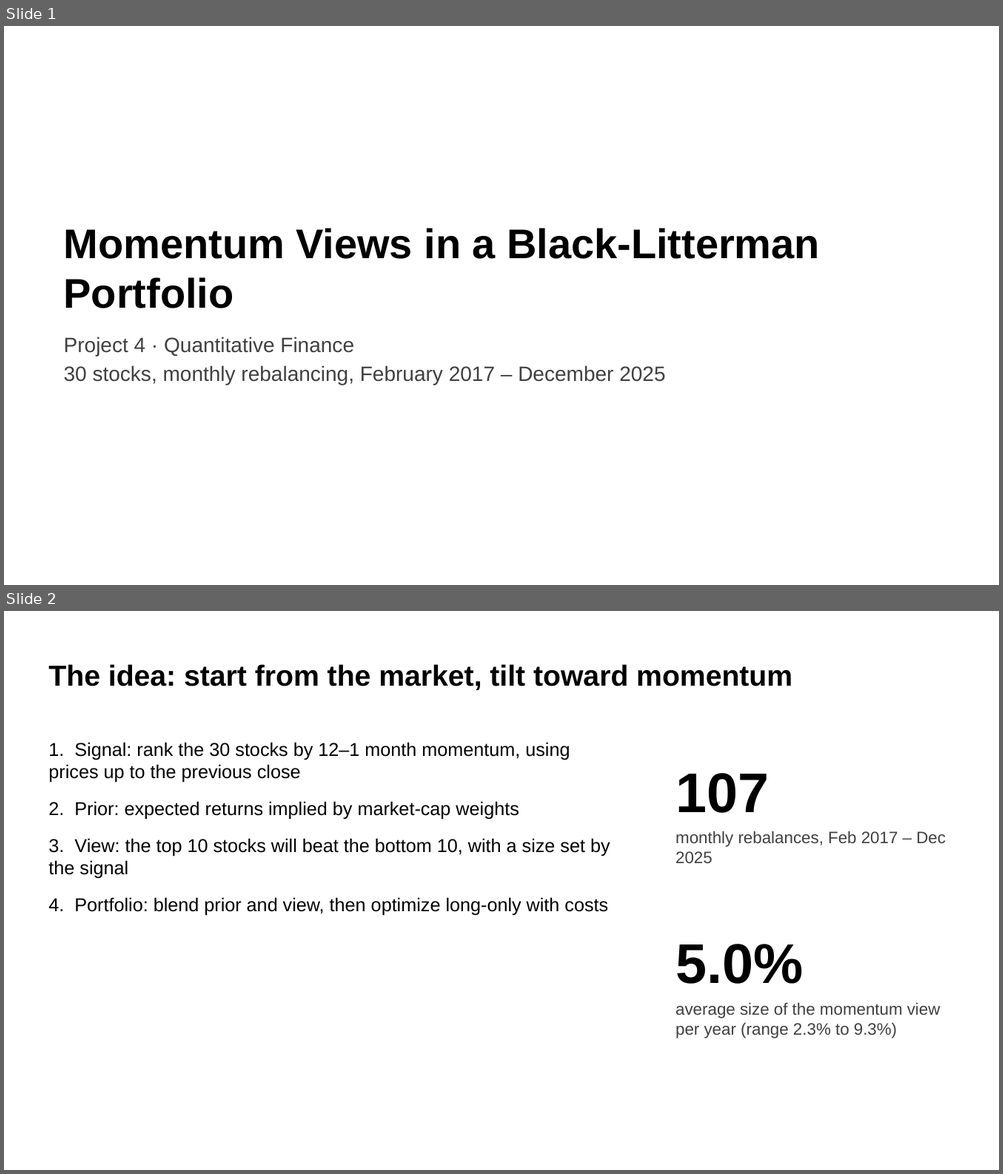
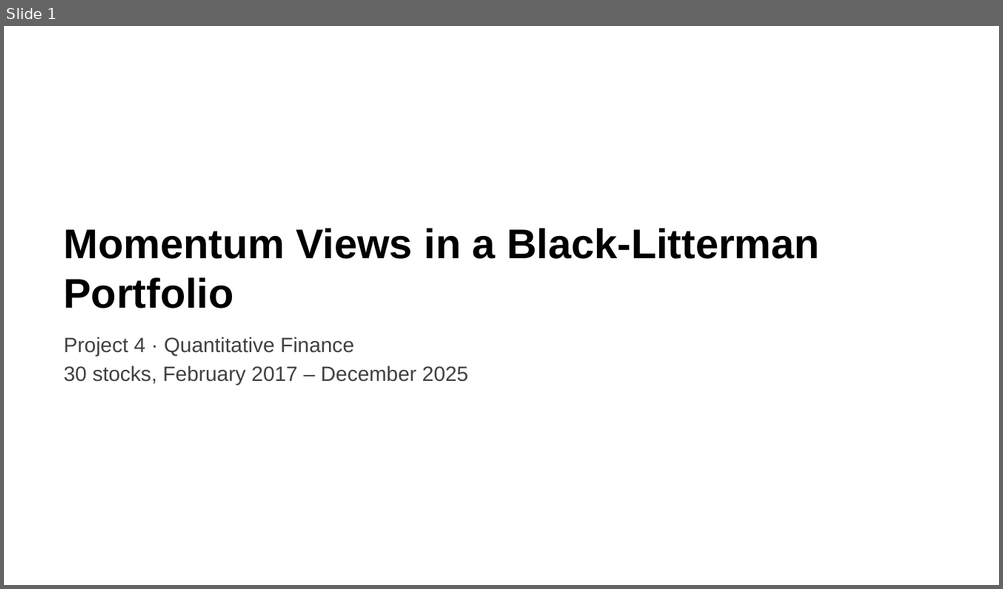
Before and after one commit to mateopreve-dev/quant-finance-project, a slide deck: slides/Project4_MomentumBL.pptx. Shown one above the other, each under a label of ours: slides 1 and 2 before the commit, slide 1 after it. The pictures are 1003x1174 and 1003x589 pixels, drawn with LibreOffice and Linux fonts; fonts in the diff are those of the drawing. Boxes give left, top, right and bottom in pixels: in the first picture for what was removed or moved away, otherwise in the second. Text is boxed around its words. In the diff, an @@ line names an element or a change of style, - is before the commit and + after.

```diff
--- a/slides/Project4_MomentumBL.pptx
+++ b/slides/Project4_MomentumBL.pptx
@@ slide 2 removed at (4,611,999,1170), background #FFFFFF @@
@@ title removed at (48,664,792,690) @@
-The idea: start from the market, tilt toward momentum
@@ text removed at (48,742,610,916) @@
-1. Signal: rank the 30 stocks by 12–1 month momentum, using prices up to the previous close
-2. Prior: expected returns implied by market-cap weights
-3. View: the top 10 stocks will beat the bottom 10, with a size set by the signal
-4. Portfolio: blend prior and view, then optimize long-only with costs
@@ text removed at (675,773,768,813) @@
-107
@@ text removed at (675,831,945,863) @@
-monthly rebalances, Feb 2017 – Dec 2025
@@ text removed at (675,944,802,984) @@
-5.0%
@@ text removed at (675,1002,940,1039) @@
-average size of the momentum view per year (range 2.3% to 9.3%)
@@ slide 1 changed as well @@
@@ text at (64,366,468,385): text changed @@
-30 stocks, monthly rebalancing, February 2017 – December 2025
+30 stocks, February 2017 – December 2025
```
Also in this commit, not shown: 4 other slides changed, 3 slides added, 4 other slides removed.
